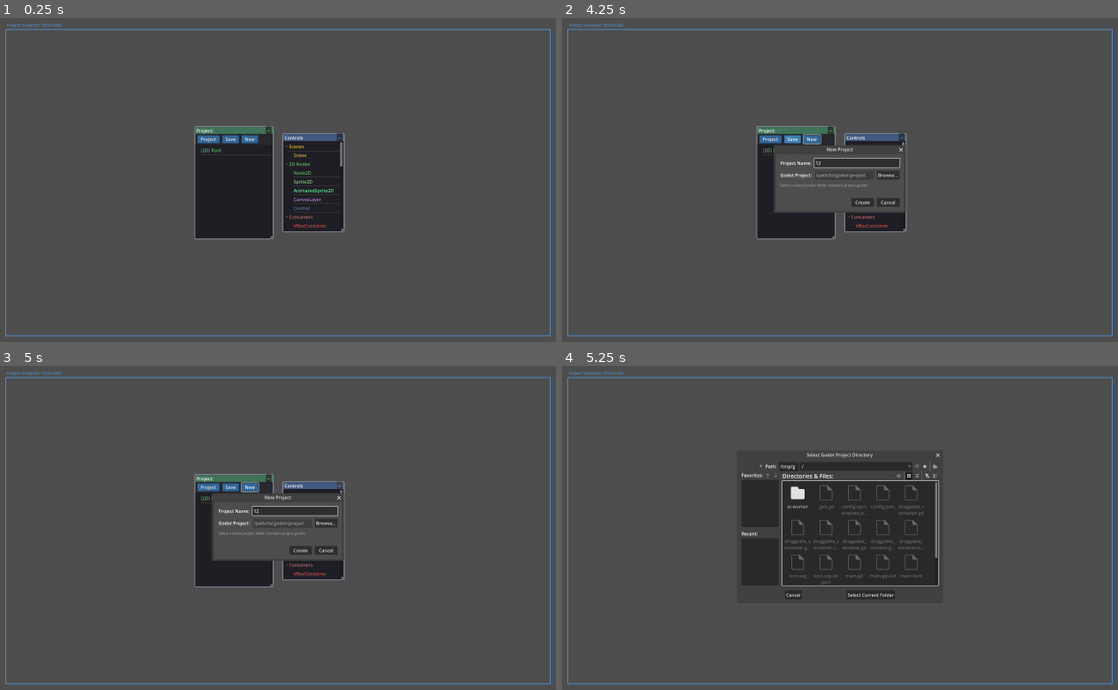
Above: before the commit, frames 1-4 (two rows, left to right).
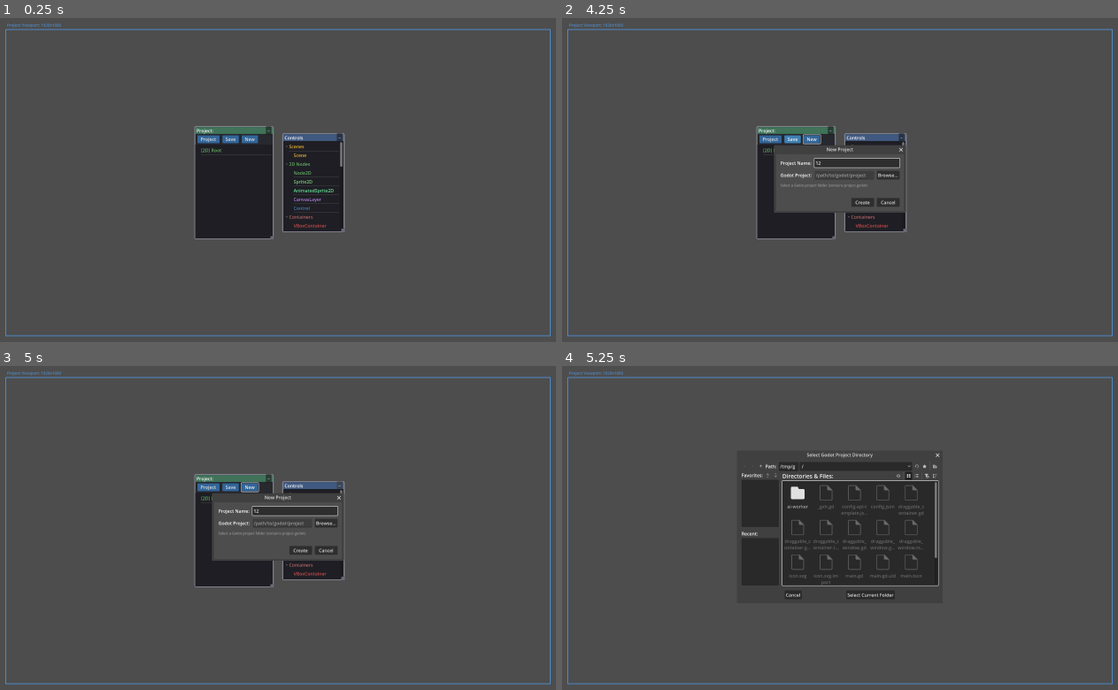
Above: after the commit, the same moments.

Repository: Zycroft/GameGen
Game: Godot game, scene res://main.tscn
Same seed, same stepped clock (60 frames per second), same inputs: the game is played once before the commit and once after it.
Inputs (mouse positions are in pixels of both pictures, inside the frame that each line leads up to):
- Up to frame 1 (0.25 s): no input
- Up to frame 2 (4.25 s): click "Project" at 0.5 s; click "New" at 1.25 s; click (856, 163) at 2.02 s; type "12" at 2.1 s; click "New" at 2.75 s; click "Save" at 3.5 s
- Up to frame 3 (5 s): click "−" at 4.25 s
- Up to frame 4 (5.25 s): click "Browse..." at 5 s

Frames 1-3 are identical in both runs. In frame 4, 0.2% of the frame differs, in the area x 40-68%, y 27-72%.

Commit message:
Add project-sync skill and Sync to Godot menu option
- Add "Sync to Godot..." right-click menu item on root [PRJ] node
- Create project-sync Claude skill that:
  - Parses Game Design AI responses to extract scene hierarchies
  - Generates Godot .tscn files from the parsed structure
  - Saves parsed hierarchy to SceneLayout in DynamoDB
- Include proper id, widgets, children, and properties fields
  for GameGen compatibility

🤖 Generated with [Claude Code](https://claude.com/claude-code)

Co-Authored-By: Claude Opus 4.5 <noreply@anthropic.com>

Diff:
--- a/scene_hierarchy.gd
+++ b/scene_hierarchy.gd
@@ -1,3 +1,5 @@
+# Scene hierarchy panel - displays tree view of nodes, handles project selection/creation,
+# provides context menus, and contains Game Design dialog for AI-assisted design.
 class_name SceneHierarchy
 extends Panel
 
@@ -45,6 +47,8 @@
 }
 
 const NODE_COLORS := {
+	# Project
+	"Project": Color(1.0, 0.8, 0.2),
 	# Scene
 	"Scene": Color(0.9, 0.7, 0.2),
 	# 2D Nodes
@@ -88,6 +92,7 @@
 }
 
 const NODE_ICONS := {
+	"Project": "PRJ",
 	"Scene": "SCN",
 	"Node2D": "2D",
 	"Sprite2D": "SPR",
@@ -138,6 +143,20 @@
 var add_child_popup: PopupMenu
 var context_node_id: int = -1
 
+# Title bar context menu
+var title_bar_context_menu: PopupMenu
+var game_design_dialog: Window
+var game_design_concept_edit: TextEdit
+var game_design_service_dropdown: OptionButton
+var game_design_model_dropdown: OptionButton
+var game_design_status_label: Label
+var game_design_usage_label: Label
+var game_design_response_edit: TextEdit
+var game_design_generate_btn: Button
+var game_design_prompt_id: String = ""
+var game_design_status_timer: Timer
+var game_design_dynamodb_request: HTTPRequest
+
 # Project management
 var http_request: HTTPRequest
 var create_http_request: HTTPRequest
@@ -197,6 +216,12 @@
 
 	# Create new project dialog
 	_create_new_project_dialog()
+
+	# Create title bar context menu
+	_create_title_bar_context_menu()
+
+	# Create game design dialog
+	_create_game_design_dialog()
 
 	# Create HTTPRequest for Ollama API calls
 	claude_http_request = HTTPRequest.new()
@@ -318,9 +343,16 @@
 		if event.button_index == MOUSE_BUTTON_RIGHT and event.pressed:
 			var item = tree.get_item_at_position(event.position)
 			if item:
-				context_node_id = item.get_meta("node_id", -1)
-				context_menu.position = Vector2i(get_global_mouse_position())
-				context_menu.popup()
+				var node_type = item.get_meta("node_type", "")
+				if node_type == "Project":
+					# Show Game Design menu for root [PRJ] node
+					title_bar_context_menu.position = Vector2i(get_global_mouse_position())
+					title_bar_context_menu.popup()
+				else:
+					# Show regular context menu for other nodes
+					context_node_id = item.get_meta("node_id", -1)
+					context_menu.position = Vector2i(get_global_mouse_position())
+					context_menu.popup()
 
 
 func _on_tree_item_selected() -> void:
@@ -708,6 +740,11 @@
 		var project_name = project.get("Name", "Unnamed Project")
 		project_item_list.add_item(project_name)
 
+	# Default to first project if available
+	if project_item_list.item_count > 0:
+		project_item_list.select(0)
+		selected_project_index = 0
+
 	projects_dialog.popup_centered()
 
 
@@ -844,6 +881,562 @@
 	file_dialog.size = Vector2i(700, 500)
 	file_dialog.dir_selected.connect(_on_directory_selected)
 	add_child(file_dialog)
+
+
+func _create_title_bar_context_menu() -> void:
+	title_bar_context_menu = PopupMenu.new()
+	title_bar_context_menu.add_item("Game Design...", 0)
+	title_bar_context_menu.add_separator()
+	title_bar_context_menu.add_item("Sync to Godot...", 1)
+	title_bar_context_menu.id_pressed.connect(_on_title_bar_menu_action)
+	add_child(title_bar_context_menu)
+
+
+func _create_game_design_dialog() -> void:
+	game_design_dialog = Window.new()
+	game_design_dialog.title = "Game Design"
+	game_design_dialog.size = Vector2i(800, 600)
+	game_design_dialog.transient = true
+	game_design_dialog.exclusive = true
+	game_design_dialog.visible = false
+	add_child(game_design_dialog)
+
+	var main_vbox := VBoxContainer.new()
+	main_vbox.set_anchors_preset(Control.PRESET_FULL_RECT)
+	main_vbox.add_theme_constant_override("separation", 10)
+	main_vbox.offset_left = 20
+	main_vbox.offset_top = 20
+	main_vbox.offset_right = -20
+	main_vbox.offset_bottom = -20
+	game_design_dialog.add_child(main_vbox)
+
+	# Game Concept section
+	var concept_label := Label.new()
+	concept_label.text = "Game Concept:"
+	concept_label.add_theme_font_size_override("font_size", 16)
+	main_vbox.add_child(concept_label)
+
+	game_design_concept_edit = TextEdit.new()
+	game_design_concept_edit.placeholder_text = "Describe your game in 2-3 sentences. What makes it unique?"
+	game_design_concept_edit.custom_minimum_size.y = 80
+	game_design_concept_edit.wrap_mode = TextEdit.LINE_WRAPPING_BOUNDARY
+	main_vbox.add_child(game_design_concept_edit)
+
+	# Generate button row
+	var generate_hbox := HBoxContainer.new()
+	generate_hbox.add_theme_constant_override("separation", 10)
+	main_vbox.add_child(generate_hbox)
+
+	game_design_generate_btn = Button.new()
+	game_design_generate_btn.text = "Generate Design"
+	game_design_generate_btn.custom_minimum_size = Vector2(140, 35)
+	game_design_generate_btn.pressed.connect(_on_game_design_generate_pressed)
+	generate_hbox.add_child(game_design_generate_btn)
+
+	# Service and Model selection
+	var service_label := Label.new()
+	service_label.text = "Service:"
+	generate_hbox.add_child(service_label)
+
+	game_design_service_dropdown = OptionButton.new()
+	if ai_services.is_empty():
+		game_design_service_dropdown.add_item("Zycroft")
+		game_design_service_dropdown.add_item("OpenAI")
+		game_design_service_dropdown.add_item("Claude")
+	else:
+		for service_name in ai_services.keys():
+			game_design_service_dropdown.add_item(service_name)
+	game_design_service_dropdown.custom_minimum_size.x = 120
+	game_design_service_dropdown.item_selected.connect(_on_game_design_service_changed)
+	generate_hbox.add_child(game_design_service_dropdown)
+
+	var model_label := Label.new()
+	model_label.text = "Model:"
+	generate_hbox.add_child(model_label)
+
+	game_design_model_dropdown = OptionButton.new()
+	game_design_model_dropdown.custom_minimum_size.x = 200
+	generate_hbox.add_child(game_design_model_dropdown)
+
+	# Initialize models for first service
+	_update_game_design_models(0)
+
+	# Status and Usage row
+	var status_hbox := HBoxContainer.new()
+	status_hbox.add_theme_constant_override("separation", 10)
+	main_vbox.add_child(status_hbox)
+
+	var status_title := Label.new()
+	status_title.text = "Status:"
+	status_hbox.add_child(status_title)
+
+	game_design_status_label = Label.new()
+	game_design_status_label.text = "Ready"
+	game_design_status_label.add_theme_color_override("font_color", Color(0.6, 0.6, 0.6))
+	status_hbox.add_child(game_design_status_label)
+
+	# Spacer to push usage label to right
+	var usage_spacer := Control.new()
+	usage_spacer.size_flags_horizontal = Control.SIZE_EXPAND_FILL
+	status_hbox.add_child(usage_spacer)
+
+	game_design_usage_label = Label.new()
+	game_design_usage_label.text = ""
+	game_design_usage_label.add_theme_color_override("font_color", Color(0.6, 0.8, 0.6))
+	status_hbox.add_child(game_design_usage_label)
+
+	# AI Response section
+	var response_label := Label.new()
+	response_label.text = "AI Response:"
+	response_label.add_theme_font_size_override("font_size", 16)
+	main_vbox.add_child(response_label)
+
+	game_design_response_edit = TextEdit.new()
+	game_design_response_edit.placeholder_text = "AI generated game design will appear here..."
+	game_design_response_edit.custom_minimum_size.y = 200
+	game_design_response_edit.size_flags_vertical = Control.SIZE_EXPAND_FILL
+	game_design_response_edit.wrap_mode = TextEdit.LINE_WRAPPING_BOUNDARY
+	main_vbox.add_child(game_design_response_edit)
+
+	# Button row
+	var button_container := HBoxContainer.new()
+	button_container.alignment = BoxContainer.ALIGNMENT_END
+	button_container.add_theme_constant_override("separation", 10)
+	main_vbox.add_child(button_container)
+
+	var design_save_button := Button.new()
+	design_save_button.text = "Save"
+	design_save_button.custom_minimum_size = Vector2(100, 35)
+	design_save_button.pressed.connect(_on_game_design_save_pressed)
+	button_container.add_child(design_save_button)
+
+	var design_close_button := Button.new()
+	design_close_button.text = "Close"
+	design_close_button.custom_minimum_size = Vector2(100, 35)
+	design_close_button.pressed.connect(_on_game_design_close)
+	button_container.add_child(design_close_button)
+
+	game_design_dialog.close_requested.connect(_on_game_design_close)
+
+	# Create HTTPRequest for Game Design DynamoDB calls
+	game_design_dynamodb_request = HTTPRequest.new()
+	game_design_dynamodb_request.timeout = 30
+	add_child(game_design_dynamodb_request)
+	game_design_dynamodb_request.request_completed.connect(_on_game_design_dynamodb_completed)
+
+	# Create status refresh timer
+	game_design_status_timer = Timer.new()
+	game_design_status_timer.wait_time = 2.0
+	game_design_status_timer.one_shot = false
+	game_design_status_timer.timeout.connect(_on_game_design_status_timeout)
+	add_child(game_design_status_timer)
+
+
+func _on_title_bar_menu_action(id: int) -> void:
+	match id:
+		0:  # Game Design
+			_load_game_design_from_dynamodb()
+			game_design_dialog.popup_centered()
+		1:  # Sync to Godot
+			_request_project_sync()
+
+
+func _request_project_sync() -> void:
+	if current_project_id < 0:
+		print("PROJECT_SYNC: No project selected")
+		return
+	print("PROJECT_SYNC_REQUEST: project_id=%d" % current_project_id)
+	print("Run '/project-sync' in Claude Code to sync this project to Godot")
+
+
+func _on_game_design_close() -> void:
+	game_design_dialog.hide()
+
+
+func _load_game_design_from_dynamodb() -> void:
+	if dynamodb_endpoint.is_empty():
+		return
+
+	if current_project_id < 0:
+		return
+
+	var project_object_id = str(current_project_id) + "_0"
+
+	# Query for game design prompts (promptID starts with "gd_")
+	var request_body = JSON.stringify({
+		"TableName": ai_prompts_table,
+		"KeyConditionExpression": "projectObjectID = :poid AND begins_with(promptID, :prefix)",
+		"ExpressionAttributeValues": {
+			":poid": {"S": project_object_id},
+			":prefix": {"S": "gd_"}
+		}
+	})
+
+	var headers = PackedStringArray([
+		"Content-Type: application/x-amz-json-1.0",
+		"X-Amz-Target: DynamoDB_20120810.Query",
+		"Authorization: AWS4-HMAC-SHA256 Credential=placeholder/20250101/us-east-1/dynamodb/aws4_request, SignedHeaders=host;x-amz-date;x-amz-target, Signature=placeholder",
+		"X-Amz-Date: 20250101T000000Z"
+	])
+
+	# Create a one-time HTTPRequest for loading
+	var load_request = HTTPRequest.new()
+	add_child(load_request)
+	load_request.request_completed.connect(
+		func(result: int, response_code: int, _headers: PackedStringArray, body: PackedByteArray):
+			_handle_game_design_load_response(result, response_code, body)
+			load_request.queue_free()
+	)
+	load_request.request(dynamodb_endpoint, headers, HTTPClient.METHOD_POST, request_body)
+
+
+func _handle_game_design_load_response(result: int, response_code: int, body: PackedByteArray) -> void:
+	var response_text = body.get_string_from_utf8()
+	print("Game design load response: ", response_code, " result: ", result)
+
+	if result != HTTPRequest.RESULT_SUCCESS or response_code != 200:
+		print("Failed to load game design: ", response_text.left(500))
+		return
+
+	var json = JSON.parse_string(response_text)
+
+	if not json or not json.has("Items") or json["Items"].size() == 0:
+		# No saved game design, reset fields
+		game_design_prompt_id = ""
+		game_design_concept_edit.text = ""
+		game_design_response_edit.text = ""
+		game_design_status_label.text = "Ready"
+		game_design_status_label.add_theme_color_override("font_color", Color(0.6, 0.6, 0.6))
+		return
+
+	# Find the most recent game design (highest createdAt)
+	var items = json["Items"]
+	var latest_item = items[0]
+	var latest_time = float(latest_item.get("createdAt", {}).get("N", "0"))
+
+	for item in items:
+		var item_time = float(item.get("createdAt", {}).get("N", "0"))
+		if item_time > latest_time:
+			latest_time = item_time
+			latest_item = item
+
+	# Populate fields with the loaded data
+	game_design_prompt_id = latest_item.get("promptID", {}).get("S", "")
+	game_design_concept_edit.text = latest_item.get("content", {}).get("S", "")
+	game_design_response_edit.text = latest_item.get("response", {}).get("S", "")
+
+	# Set service dropdown
+	var saved_service = latest_item.get("service", {}).get("S", "")
+	if not saved_service.is_empty():
+		for i in range(game_design_service_dropdown.item_count):
+			if game_design_service_dropdown.get_item_text(i) == saved_service:
+				game_design_service_dropdown.selected = i
+				_update_game_design_models(i)
+				break
+
+	# Set model dropdown
+	var saved_model = latest_item.get("model", {}).get("S", "")
+	if not saved_model.is_empty():
+		for i in range(game_design_model_dropdown.item_count):
+			if game_design_model_dropdown.get_item_text(i) == saved_model:
+				game_design_model_dropdown.selected = i
+				break
+
+	# Update status
+	var status = latest_item.get("status", {}).get("S", "idle")
+	match status:
+		"idle":
+			game_design_status_label.text = "Saved"
+			game_design_status_label.add_theme_color_override("font_color", Color(0.2, 0.8, 0.2))
+		"completed":
+			game_design_status_label.text = "Completed"
+			game_design_status_label.add_theme_color_override("font_color", Color(0.2, 0.8, 0.2))
+		_:
+			game_design_status_label.text = "Ready"
+			game_design_status_label.add_theme_color_override("font_color", Color(0.6, 0.6, 0.6))
+
+	print("Loaded game design: ", game_design_prompt_id)
+
+
+func _on_game_design_save_pressed() -> void:
+	var concept = game_design_concept_edit.text.strip_edges()
+	if concept.is_empty():
+		game_design_response_edit.text = "Please enter a game concept to save."
+		return
+
+	if dynamodb_endpoint.is_empty():
+		game_design_response_edit.text = "Error: DynamoDB endpoint not configured."
+		return
+
+	var selected_service = game_design_service_dropdown.get_item_text(game_design_service_dropdown.selected)
+	var selected_model = game_design_model_dropdown.get_item_text(game_design_model_dropdown.selected)
+	var response_text = game_design_response_edit.text.strip_edges()
+
+	# Generate prompt ID if new
+	if game_design_prompt_id.is_empty():
+		game_design_prompt_id = "gd_" + str(Time.get_unix_time_from_system())
+
+	var project_object_id = str(current_project_id) + "_0"
+	var system_prompt = "You are a game design expert. Based on the game concept provided, create a comprehensive game design document that includes: 1) Game Overview, 2) Core Gameplay Mechanics, 3) Player Progression, 4) Art Style and Visual Direction, 5) Target Audience, 6) Key Features, and 7) Technical Considerations. Be specific and actionable."
+
+	# Save to DynamoDB with status "idle" (saved but not generating)
+	var request_body = JSON.stringify({
+		"TableName": ai_prompts_table,
+		"Item": {
+			"projectObjectID": {"S": project_object_id},
+			"promptID": {"S": game_design_prompt_id},
+			"title": {"S": "Game Design"},
+			"content": {"S": concept},
+			"systemPrompt": {"S": system_prompt},
+			"service": {"S": selected_service},
+			"model": {"S": selected_model},
+			"status": {"S": "idle"},
+			"response": {"S": response_text},
+			"createdAt": {"N": str(Time.get_unix_time_from_system())}
+		}
+	})
+
+	var headers = PackedStringArray([
+		"Content-Type: application/x-amz-json-1.0",
+		"X-Amz-Target: DynamoDB_20120810.PutItem",
+		"Authorization: AWS4-HMAC-SHA256 Credential=placeholder/20250101/us-east-1/dynamodb/aws4_request, SignedHeaders=host;x-amz-date;x-amz-target, Signature=placeholder",
+		"X-Amz-Date: 20250101T000000Z"
+	])
+
+	# Update status
+	game_design_status_label.text = "Saving..."
+	game_design_status_label.add_theme_color_override("font_color", Color(0.2, 0.6, 1.0))
+
+	# Create a one-time HTTPRequest for saving
+	var save_request = HTTPRequest.new()
+	add_child(save_request)
+	save_request.request_completed.connect(
+		func(result: int, response_code: int, _headers: PackedStringArray, body: PackedByteArray):
+			_handle_game_design_save_response(result, response_code, body)
+			save_request.queue_free()
+	)
+	save_request.request(dynamodb_endpoint, headers, HTTPClient.METHOD_POST, request_body)
+	print("Saving game design: ", game_design_prompt_id)
+
+
+func _handle_game_design_save_response(result: int, response_code: int, body: PackedByteArray) -> void:
+	if result != HTTPRequest.RESULT_SUCCESS:
+		game_design_status_label.text = "Save Failed"
+		game_design_status_label.add_theme_color_override("font_color", Color(1.0, 0.3, 0.3))
+		return
+
+	if response_code == 200:
+		game_design_status_label.text = "Saved"
+		game_design_status_label.add_theme_color_override("font_color", Color(0.2, 0.8, 0.2))
+		print("Game design saved successfully")
+	else:
+		var response_text = body.get_string_from_utf8()
+		game_design_status_label.text = "Save Failed"
+		game_design_status_label.add_theme_color_override("font_color", Color(1.0, 0.3, 0.3))
+		print("Failed to save game design: ", response_text.left(200))
+
+
+func _update_game_design_models(service_index: int) -> void:
+	game_design_model_dropdown.clear()
+
+	if ai_services.is_empty():
+		# Fallback defaults if no config
+		var default_models = {
+			0: ["llama3.2:3b", "qwen2.5:7b-instruct", "mistral:7b"],
+			1: ["gpt-4o", "gpt-4o-mini", "gpt-4-turbo"],
+			2: ["claude-sonnet-4-20250514", "claude-opus-4-20250514", "claude-3-5-haiku-20241022"]
+		}
+		if default_models.has(service_index):
+			for model in default_models[service_index]:
+				game_design_model_dropdown.add_item(model)
+	else:
+		var service_name = game_design_service_dropdown.get_item_text(service_index)
+		if ai_services.has(service_name):
+			for model in ai_services[service_name]:
+				game_design_model_dropdown.add_item(model)
+
+
+func _on_game_design_service_changed(index: int) -> void:
+	_update_game_design_models(index)
+	# Update usage display for new service
+	var selected_service = game_design_service_dropdown.get_item_text(index)
+	_update_game_design_usage(selected_service)
+
+
+func _update_game_design_usage(_service: String) -> void:
+	# For now, just show ready status - can add usage tracking later
+	game_design_usage_label.text = ""
+
+
+func _on_game_design_generate_pressed() -> void:
+	var concept = game_design_concept_edit.text.strip_edges()
+	if concept.is_empty():
+		game_design_response_edit.text = "Please enter a game concept first."
+		return
+
+	if dynamodb_endpoint.is_empty():
+		game_design_response_edit.text = "Error: DynamoDB endpoint not configured."
+		return
+
+	var selected_service = game_design_service_dropdown.get_item_text(game_design_service_dropdown.selected)
+	var selected_model = game_design_model_dropdown.get_item_text(game_design_model_dropdown.selected)
+
+	# Build the prompt for game design generation
+	var system_prompt = "You are a game design expert. Based on the game concept provided, create a comprehensive game design document that includes: 1) Game Overview, 2) Core Gameplay Mechanics, 3) Player Progression, 4) Art Style and Visual Direction, 5) Target Audience, 6) Key Features, and 7) Technical Considerations. Be specific and actionable."
+
+	# Generate or reuse prompt ID
+	if game_design_prompt_id.is_empty():
+		game_design_prompt_id = "gd_" + str(Time.get_unix_time_from_system())
+
+	# Use project ID 0 and object ID 0 for game design documents
+	var project_object_id = str(current_project_id) + "_0"
+
+	# Save/update the prompt in DynamoDB with status "generate"
+	var request_body = JSON.stringify({
+		"TableName": ai_prompts_table,
+		"Item": {
+			"projectObjectID": {"S": project_object_id},
+			"promptID": {"S": game_design_prompt_id},
+			"title": {"S": "Game Design"},
+			"content": {"S": concept},
+			"systemPrompt": {"S": system_prompt},
+			"service": {"S": selected_service},
+			"model": {"S": selected_model},
+			"status": {"S": "generate"},
+			"response": {"S": ""},
+			"createdAt": {"N": str(Time.get_unix_time_from_system())}
+		}
+	})
+
+	var headers = PackedStringArray([
+		"Content-Type: application/x-amz-json-1.0",
+		"X-Amz-Target: DynamoDB_20120810.PutItem",
+		"Authorization: AWS4-HMAC-SHA256 Credential=placeholder/20250101/us-east-1/dynamodb/aws4_request, SignedHeaders=host;x-amz-date;x-amz-target, Signature=placeholder",
+		"X-Amz-Date: 20250101T000000Z"
+	])
+
+	# Update status
+	game_design_status_label.text = "Queued..."
+	game_design_status_label.add_theme_color_override("font_color", Color(1.0, 0.8, 0.2))
+	game_design_generate_btn.disabled = true
+	game_design_response_edit.text = "Generating game design..."
+
+	game_design_dynamodb_request.request(dynamodb_endpoint, headers, HTTPClient.METHOD_POST, request_body)
+	print("Submitting game design prompt: ", game_design_prompt_id)
+
+
+func _on_game_design_dynamodb_completed(result: int, response_code: int, _headers: PackedStringArray, body: PackedByteArray) -> void:
+	if result != HTTPRequest.RESULT_SUCCESS:
+		game_design_response_edit.text = "Error: Failed to connect to DynamoDB"
+		_reset_game_design_status()
+		return
+
+	var response_text = body.get_string_from_utf8()
+
+	if response_code == 200:
+		# Successfully saved - start polling for status
+		print("Game design prompt saved, starting status refresh")
+		_start_game_design_status_refresh()
+	else:
+		game_design_response_edit.text = "Error saving to DynamoDB: " + response_text.left(200)
+		_reset_game_design_status()
+
+
+func _reset_game_design_status() -> void:
+	game_design_status_label.text = "Ready"
+	game_design_status_label.add_theme_color_override("font_color", Color(0.6, 0.6, 0.6))
+	game_design_generate_btn.disabled = false
+
+
+func _start_game_design_status_refresh() -> void:
+	if game_design_status_timer and not game_design_status_timer.is_stopped():
+		return
+	if game_design_status_timer:
+		game_design_status_timer.start()
+		print("Started game design status refresh timer")
+
+
+func _stop_game_design_status_refresh() -> void:
+	if game_design_status_timer and not game_design_status_timer.is_stopped():
+		game_design_status_timer.stop()
+		print("Stopped game design status refresh timer")
+
+
+func _on_game_design_status_timeout() -> void:
+	if game_design_prompt_id.is_empty():
+		_stop_game_design_status_refresh()
+		return
+	_fetch_game_design_status()
+
+
+func _fetch_game_design_status() -> void:
+	if dynamodb_endpoint.is_empty():
+		return
+
+	var project_object_id = str(current_project_id) + "_0"
+
+	var request_body = JSON.stringify({
+		"TableName": ai_prompts_table,
+		"Key": {
+			"projectObjectID": {"S": project_object_id},
+			"promptID": {"S": game_design_prompt_id}
+		}
+	})
+
+	var headers = PackedStringArray([
+		"Content-Type: application/x-amz-json-1.0",
+		"X-Amz-Target: DynamoDB_20120810.GetItem",
+		"Authorization: AWS4-HMAC-SHA256 Credential=placeholder/20250101/us-east-1/dynamodb/aws4_request, SignedHeaders=host;x-amz-date;x-amz-target, Signature=placeholder",
+		"X-Amz-Date: 20250101T000000Z"
+	])
+
+	# Create a one-time HTTPRequest for status check
+	var status_request = HTTPRequest.new()
+	add_child(status_request)
+	status_request.request_completed.connect(
+		func(req_result: int, req_response_code: int, _req_headers: PackedStringArray, req_body: PackedByteArray):
+			_handle_game_design_status_response(req_result, req_response_code, req_body)
+			status_request.queue_free()
+	)
+	status_request.request(dynamodb_endpoint, headers, HTTPClient.METHOD_POST, request_body)
+
+
+func _handle_game_design_status_response(result: int, response_code: int, body: PackedByteArray) -> void:
+	if result != HTTPRequest.RESULT_SUCCESS or response_code != 200:
+		return
+
+	var response_text = body.get_string_from_utf8()
+	var json = JSON.parse_string(response_text)
+
+	if not json or not json.has("Item"):
+		return
+
+	var item = json["Item"]
+	var status = item.get("status", {}).get("S", "")
+	var response = item.get("response", {}).get("S", "")
+
+	# Update status display
+	match status:
+		"generate":
+			game_design_status_label.text = "Queued..."
+			game_design_status_label.add_theme_color_override("font_color", Color(1.0, 0.8, 0.2))
+		"processing":
+			game_design_status_label.text = "Processing..."
+			game_design_status_label.add_theme_color_override("font_color", Color(0.2, 0.6, 1.0))
+		"completed":
+			game_design_status_label.text = "Completed"
+			game_design_status_label.add_theme_color_override("font_color", Color(0.2, 0.8, 0.2))
+			game_design_generate_btn.disabled = false
+			_stop_game_design_status_refresh()
+			if not response.is_empty():
+				game_design_response_edit.text = response
+		"error":
+			game_design_status_label.text = "Error"
+			game_design_status_label.add_theme_color_override("font_color", Color(1.0, 0.3, 0.3))
+			game_design_generate_btn.disabled = false
+			_stop_game_design_status_refresh()
+			if not response.is_empty():
+				game_design_response_edit.text = "Error: " + response
 
 
 func _on_new_button_pressed() -> void:
Not shown, added: .claude/skills/project-sync/SKILL.md
